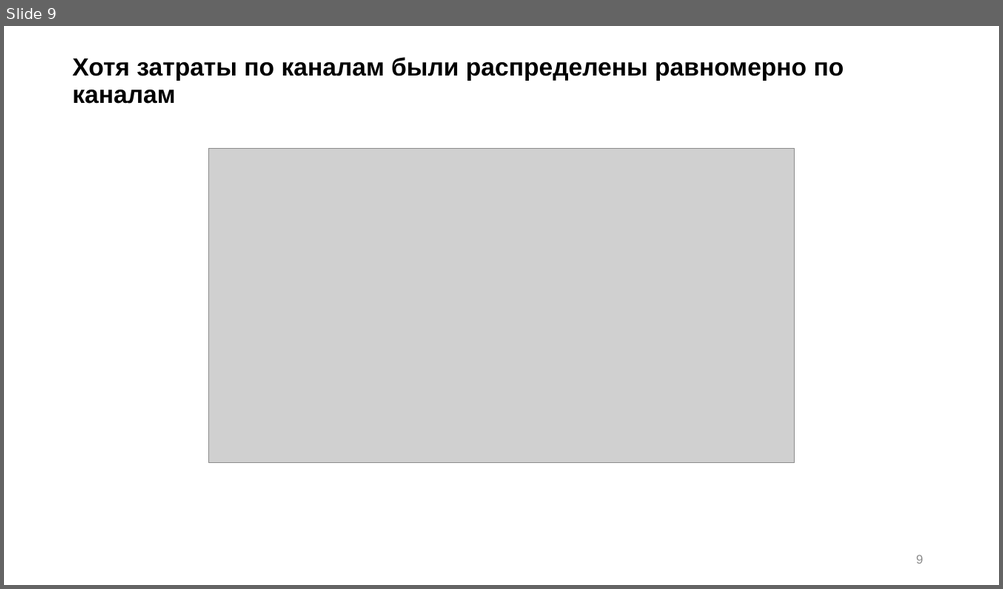
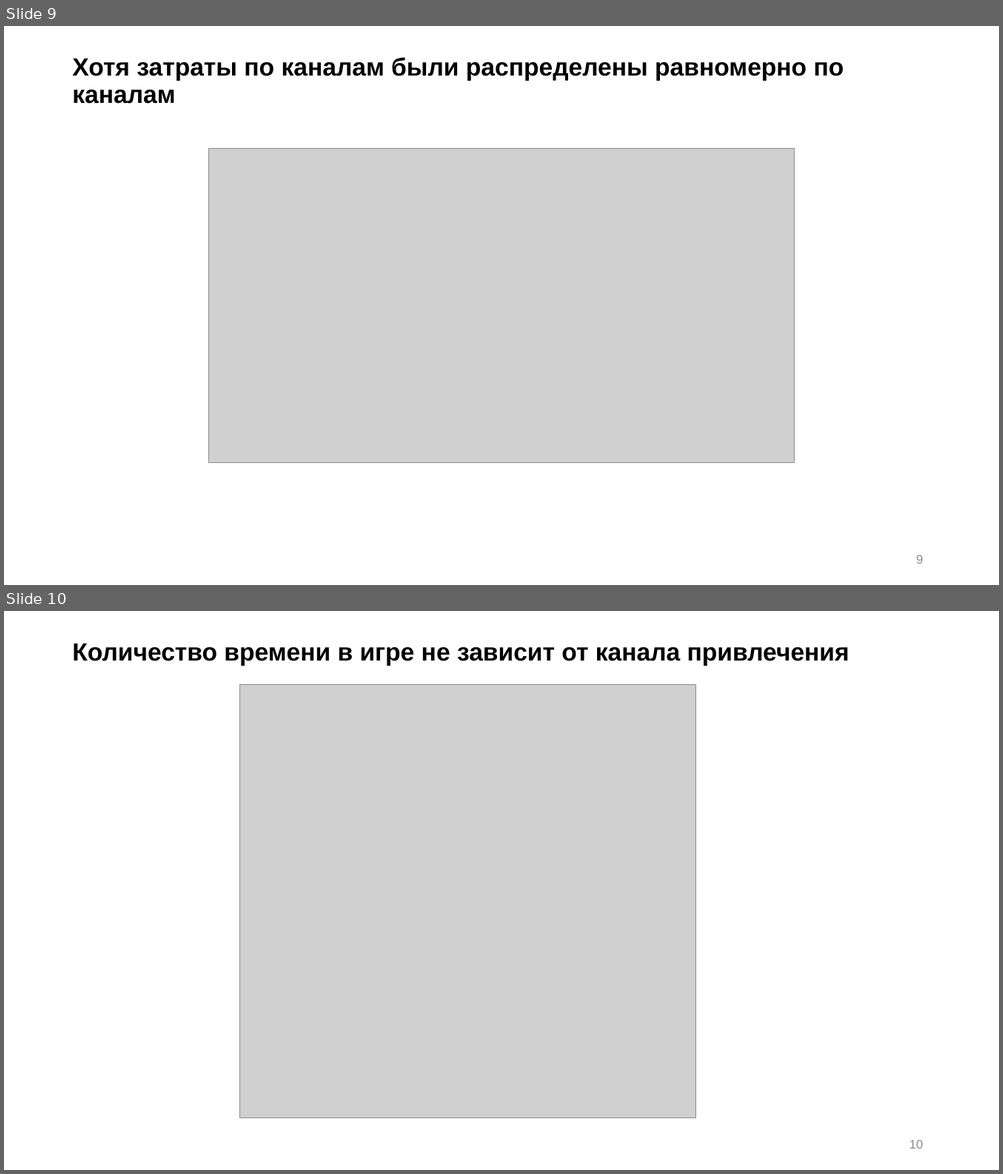
Before and after one commit to mskhmelik/prj_space_brothers, a slide deck: ppt_space_brothers.pptx. Shown one above the other, each under a label of ours: slide 9 before the commit, slides 9 and 10 after it. The pictures are 1003x589 and 1003x1174 pixels, drawn with LibreOffice and Linux fonts; fonts in the diff are those of the drawing; grey boxes stand for pictures. Boxes give left, top, right and bottom in pixels: in the first picture for what was removed or moved away, otherwise in the second. Text is boxed around its words. In the diff, an @@ line names an element or a change of style, - is before the commit and + after.

```diff
--- a/ppt_space_brothers.pptx
+++ b/ppt_space_brothers.pptx
@@ slide 10 added at box(4, 611, 999, 1170), background #FFFFFF @@
@@ title added at box(72, 644, 849, 666), 24 pt, text #000000, bold @@
+Количество времени в игре не зависит от канала привлечения
@@ picture added at box(240, 685, 696, 1119) @@
@@ page number added at box(909, 1140, 923, 1149), 12 pt, text #8C8C8C @@
+10
```
Also in this commit, not shown: 2 slides changed.
